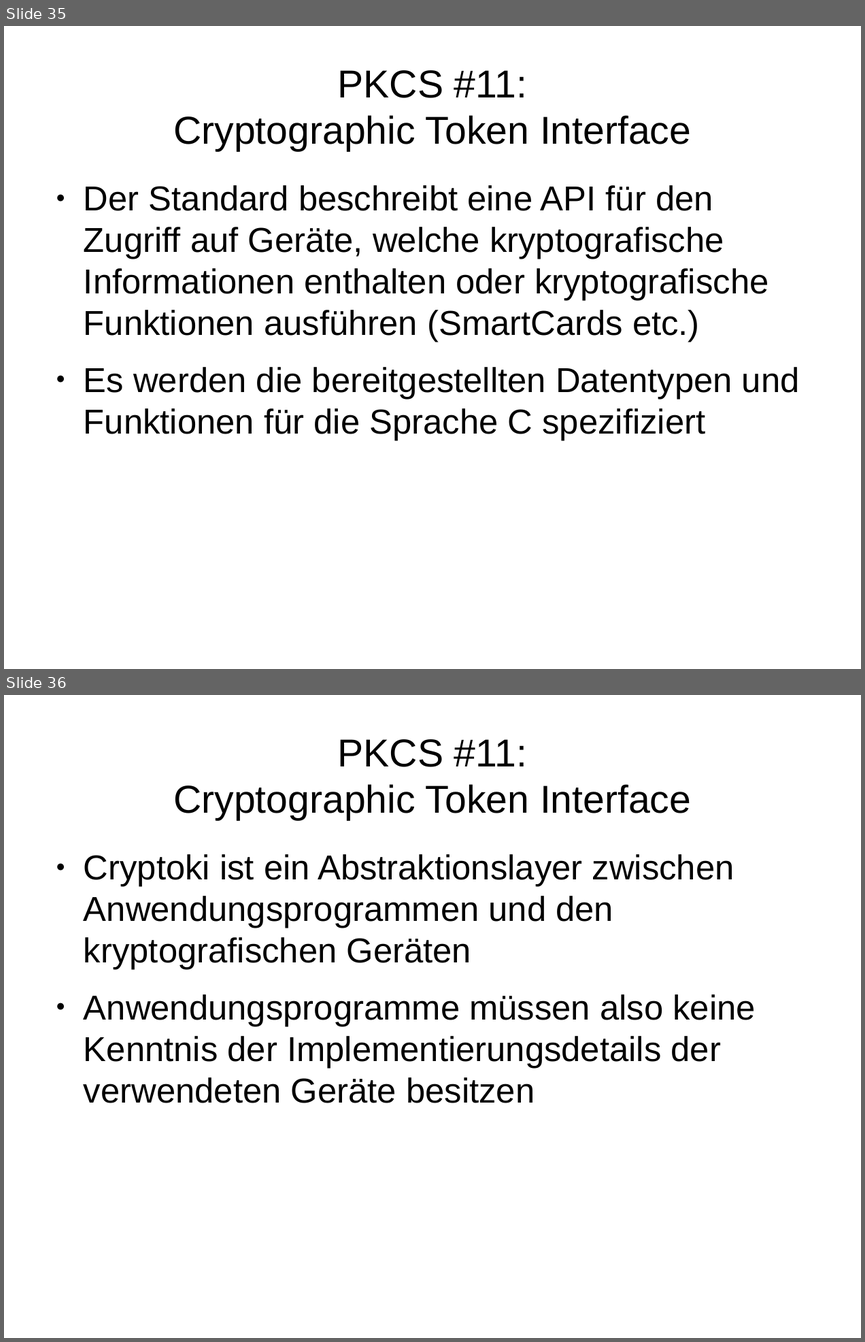
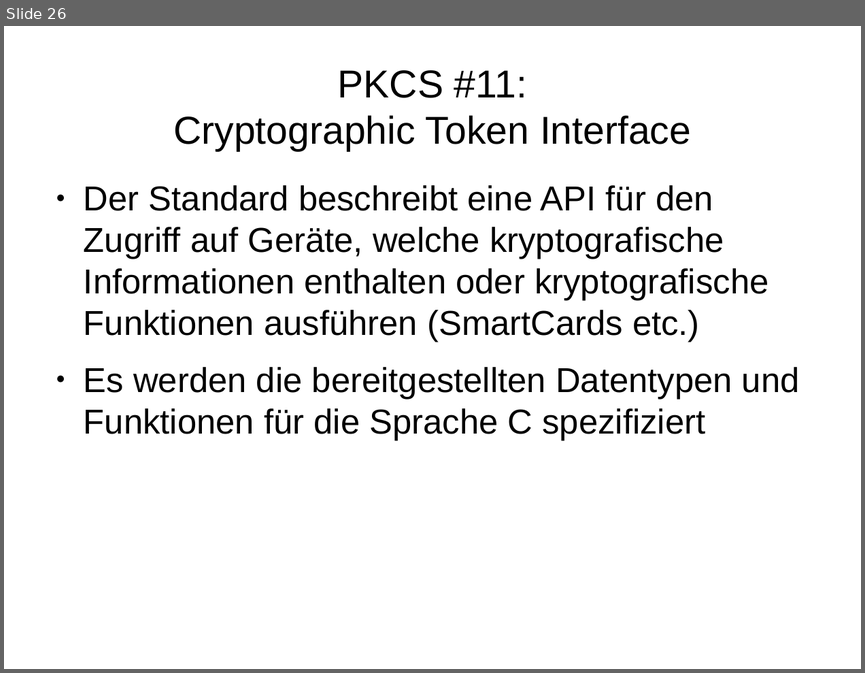
Before and after one commit to FFHS-Inf-2010-students/sa-krypt, a slide deck: pres/praesentation_0.2.odp. Shown one above the other, each under a label of ours: slides 35 and 36 before the commit, slide 26 after it. The pictures are 865x1342 and 865x673 pixels, drawn with LibreOffice and Linux fonts; fonts in the diff are those of the drawing. Boxes give left, top, right and bottom in pixels: in the first picture for what was removed or moved away, otherwise in the second. Text is boxed around its words. In the diff, an @@ line names an element or a change of style, - is before the commit and + after.

Commit message:
PKCS 6, 10 und 11 gekürzt
Habe meine Themen (6, 10, 11) auf je 4 Slides pro Thema gekürzt.

```diff
--- a/pres/praesentation_0.2.odp
+++ b/pres/praesentation_0.2.odp
@@ slide 36 removed at (4, 695, 861, 1338), background #FFFFFF @@
@@ title removed at (173, 739, 691, 820) @@
-PKCS #11:
-Cryptographic Token Interface
@@ text removed at (84, 854, 755, 1103) @@
-● Cryptoki ist ein Abstraktionslayer zwischen Anwendungsprogrammen und den kryptografischen Geräten
-● Anwendungsprogramme müssen also keine Kenntnis der Implementierungsdetails der verwendeten Geräte besitzen
@@ what was slide 35 is now slide 26 @@
```
Also in this commit, not shown: 43 other slides changed, 10 other slides removed.
